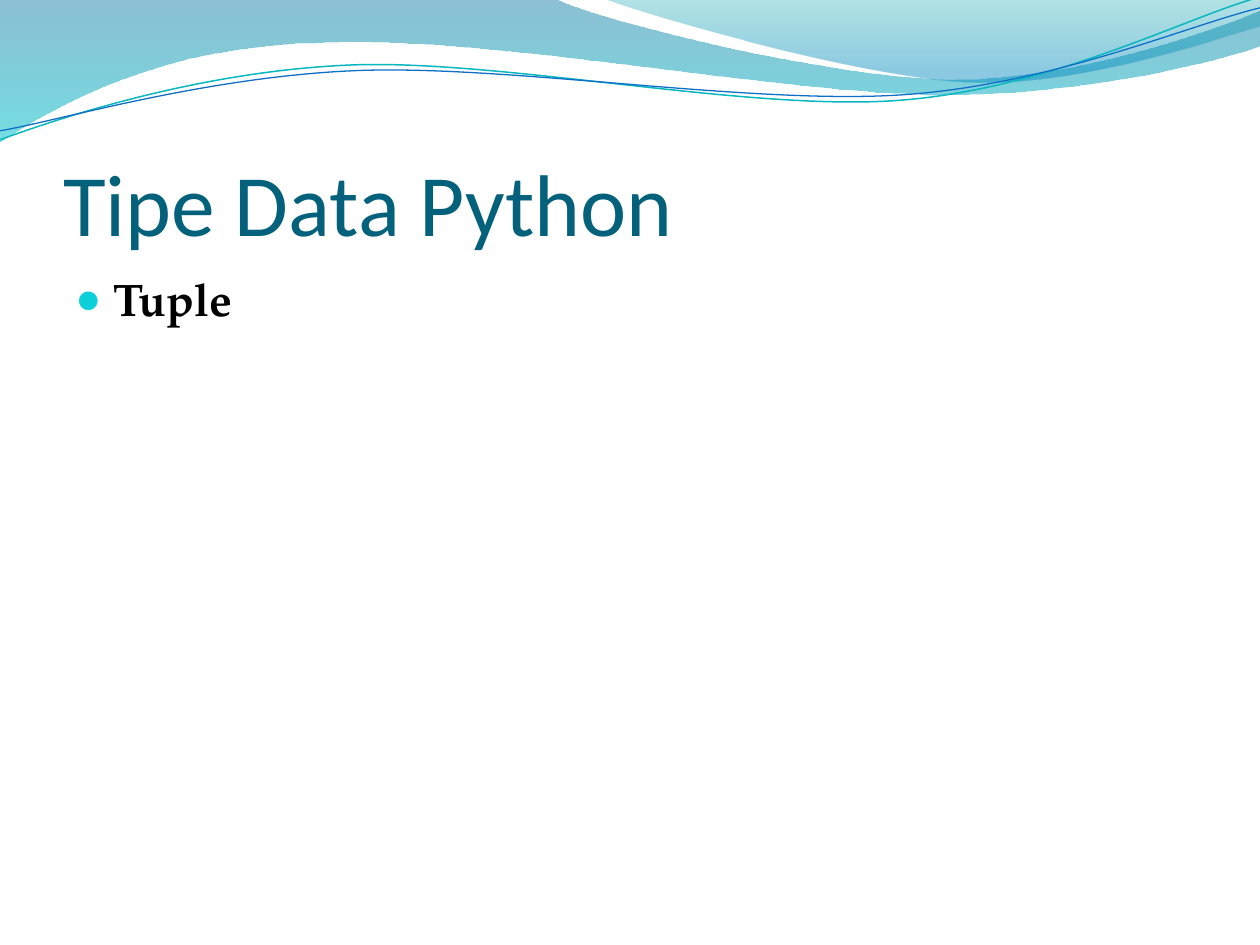
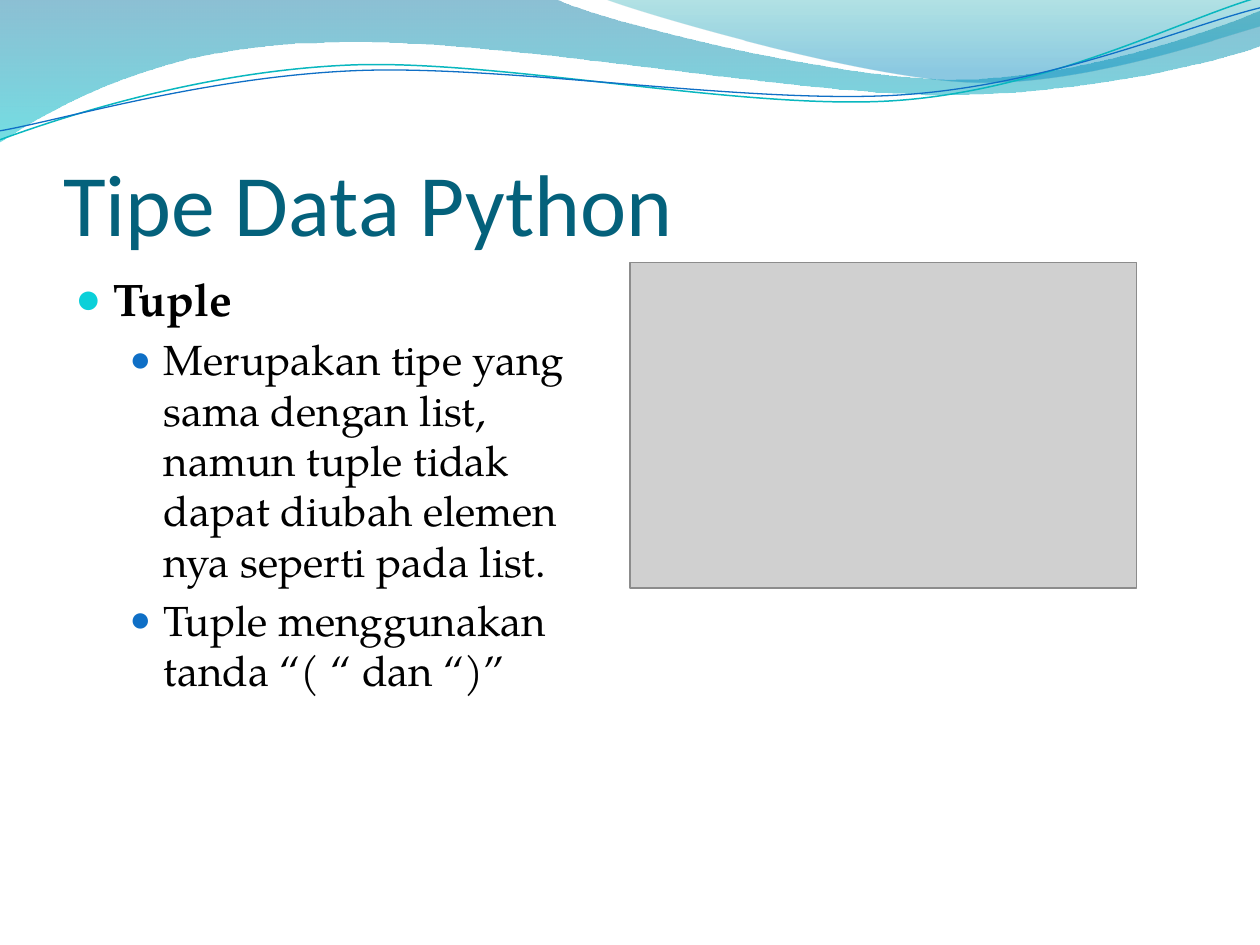
Before and after one commit to dizolette/DeepLearningAlbert, a slide deck: slide 15 of PPT Albertus Dwi S.pptx. Drawn at 1260x945 pixels with LibreOffice and Linux fonts; fonts in the diff are those of the drawing; grey boxes stand for pictures; background and template pictures are left out. Boxes give left, top, right and bottom in pixels: in the first picture for what was removed or moved away, otherwise in the second. Text is boxed around its words. In the diff, an @@ line names an element or a change of style, - is before the commit and + after.

```diff
--- a/PPT Albertus Dwi S.pptx
+++ b/PPT Albertus Dwi S.pptx
@@ picture added at bbox=[630, 262, 1137, 587] @@
@@ text at bbox=[164, 344, 564, 687]: paragraphs added @@
+  ● Merupakan tipe yang sama dengan list, namun tuple tidak dapat diubah elemen nya seperti pada list.
+  ● Tuple menggunakan tanda “( “ dan “)”
```
Also in this commit, not shown: 5 other slides changed, 11 slides added.
